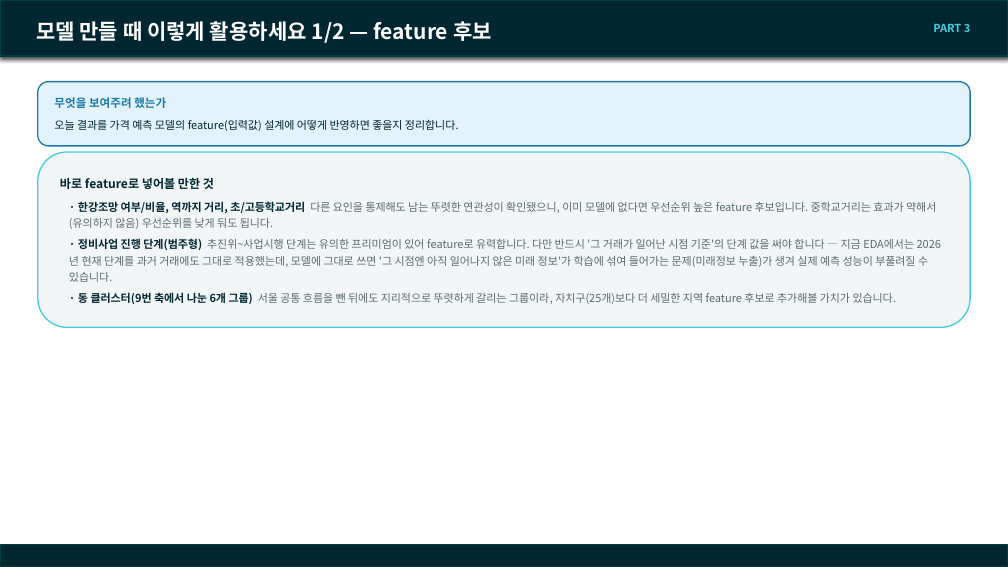
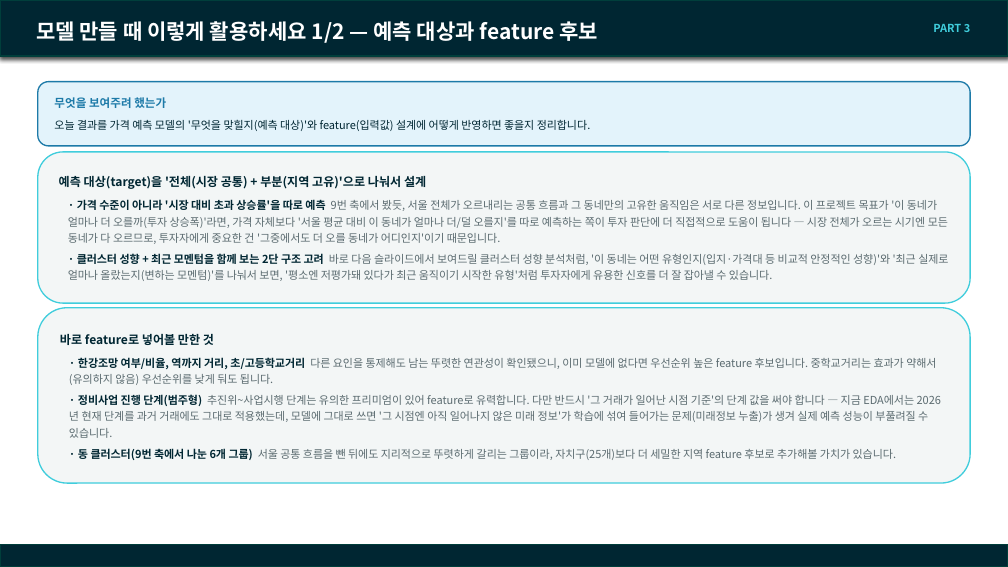
Before and after one commit to SunooJ-KR/Boomingup, a slide deck: slide 25 of eda/docs/260916_team_meeting.pptx (slide 24 before the commit). Drawn at 1008x567 pixels with LibreOffice and Linux fonts; fonts in the diff are those of the drawing; background and template pictures are left out. Boxes give left, top, right and bottom in pixels: in the first picture for what was removed or moved away, otherwise in the second. Text is boxed around its words. In the diff, an @@ line names an element or a change of style, - is before the commit and + after.

Commit message:
feat(eda): 동 클러스터 성향(입지·가격·정비사업) 분석 및 모델링 시사점 반영
이 프로젝트가 투자자 대상 "지역별 투자 상승폭 예측" 서비스라는 목표에 맞춰,
9번 축 클러스터 6개를 가격 수준·한강조망 비율·정비사업 강도로 프로파일링하고
최근 1년 시장 대비 초과 상승률(누적)을 같이 봤다. 가장 비싸고 입지가 좋은
클러스터(5번, 용산·강남·서초)가 최근 1년은 오히려 시장보다 덜 올랐고, 상대적
중가대 클러스터(6번, 성동·동작·송파)가 가장 강하게 오른 걸 확인했다 — "성향"과
"모멘텀"이 다른 정보라는 뜻.

메인 발표자료에 새 슬라이드로 추가하고, 모델링 시사점 슬라이드에는 예측
target을 가격 수준이 아니라 "시장 공통 성분 + 지역 고유 초과 상승률"로
분해해서 설계하는 방안을 제안으로 추가했다.

```diff
--- a/eda/docs/260916_team_meeting.pptx
+++ b/eda/docs/260916_team_meeting.pptx
@@ title at (x1=36, y1=21, x2=598, y2=43): text changed @@
-모델 만들 때 이렇게 활용하세요 1/2 — feature 후보
+모델 만들 때 이렇게 활용하세요 1/2 — 예측 대상과 feature 후보
@@ text in rounded rectangle at (x1=54, y1=120, x2=591, y2=131): text changed @@
-오늘 결과를 가격 예측 모델의 feature(입력값) 설계에 어떻게 반영하면 좋을지 정리합니다.
+오늘 결과를 가격 예측 모델의 '무엇을 맞힐지(예측 대상)'와 feature(입력값) 설계에 어떻게 반영하면 좋을지 정리합니다.
@@ rounded rectangle added at (x1=38, y1=152, x2=970, y2=303), fill #F3F6F6, outline #40CDDC 1.25 pt, 10.5 pt, text #5B6B70 @@
+예측 대상(target)을 '전체(시장 공통) + 부분(지역 고유)'으로 나눠서 설계
+· 가격 수준이 아니라 '시장 대비 초과 상승률'을 따로 예측 9번 축에서 봤듯, 서울 전체가 오르내리는 공통 흐름과 그 동네만의 고유한 움직임은 서로 다른 정보입니다. 이 프로젝트 목표가 '이 동네가 얼마나 더 오를까(투자 상승폭)'라면, 가격 자체보다 '서울 평균 대비 이 동네가 얼마나 더/덜 오를지'를 따로 예측하는 쪽이 투자 판단에 더 직접적으로 도움이 됩니다 — 시장 전체가 오르는 시기엔 모든 동네가 다 오르므로, 투자자에게 중요한 건 '그중에서도 더 오를 동네가 어디인지'이기 때문입니다.
+· 클러스터 성향 + 최근 모멘텀을 함께 보는 2단 구조 고려 바로 다음 슬라이드에서 보여드릴 클러스터 성향 분석처럼, '이 동네는 어떤 유형인지(입지·가격대 등 비교적 안정적인 성향)'와 '최근 실제로 얼마나 올랐는지(변하는 모멘텀)'를 나눠서 보면, '평소엔 저평가돼 있다가 최근 움직이기 시작한 유형'처럼 투자자에게 유용한 신호를 더 잘 잡아낼 수 있습니다.
@@ rounded rectangle "바로 feature로 넣어볼 만한 것" moved from (x1=38, y1=152, x2=970, y2=327) to (x1=38, y1=308, x2=970, y2=483) @@
```
Also in this commit, not shown: 1 slide added, 4 other files.
